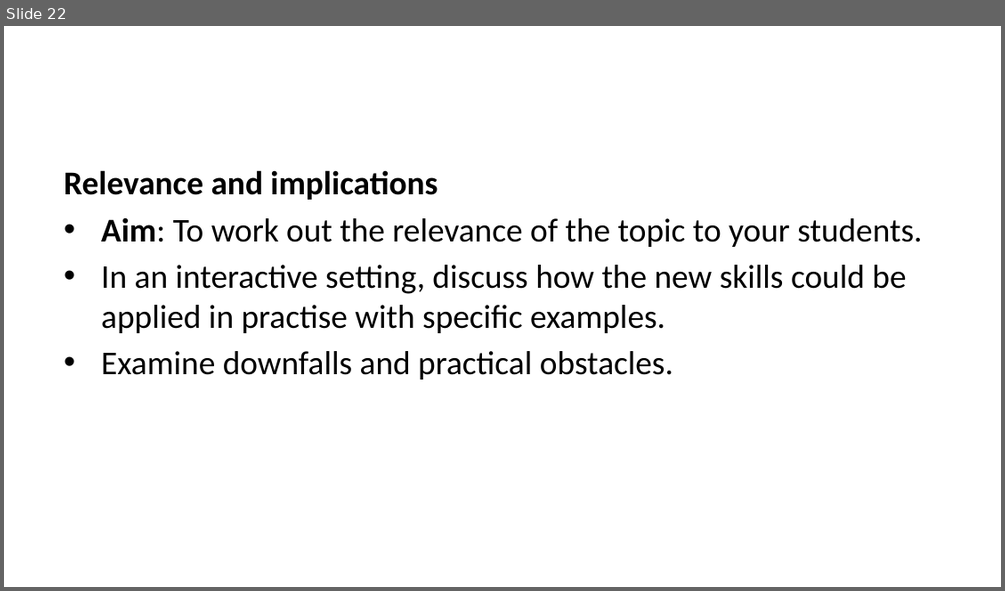
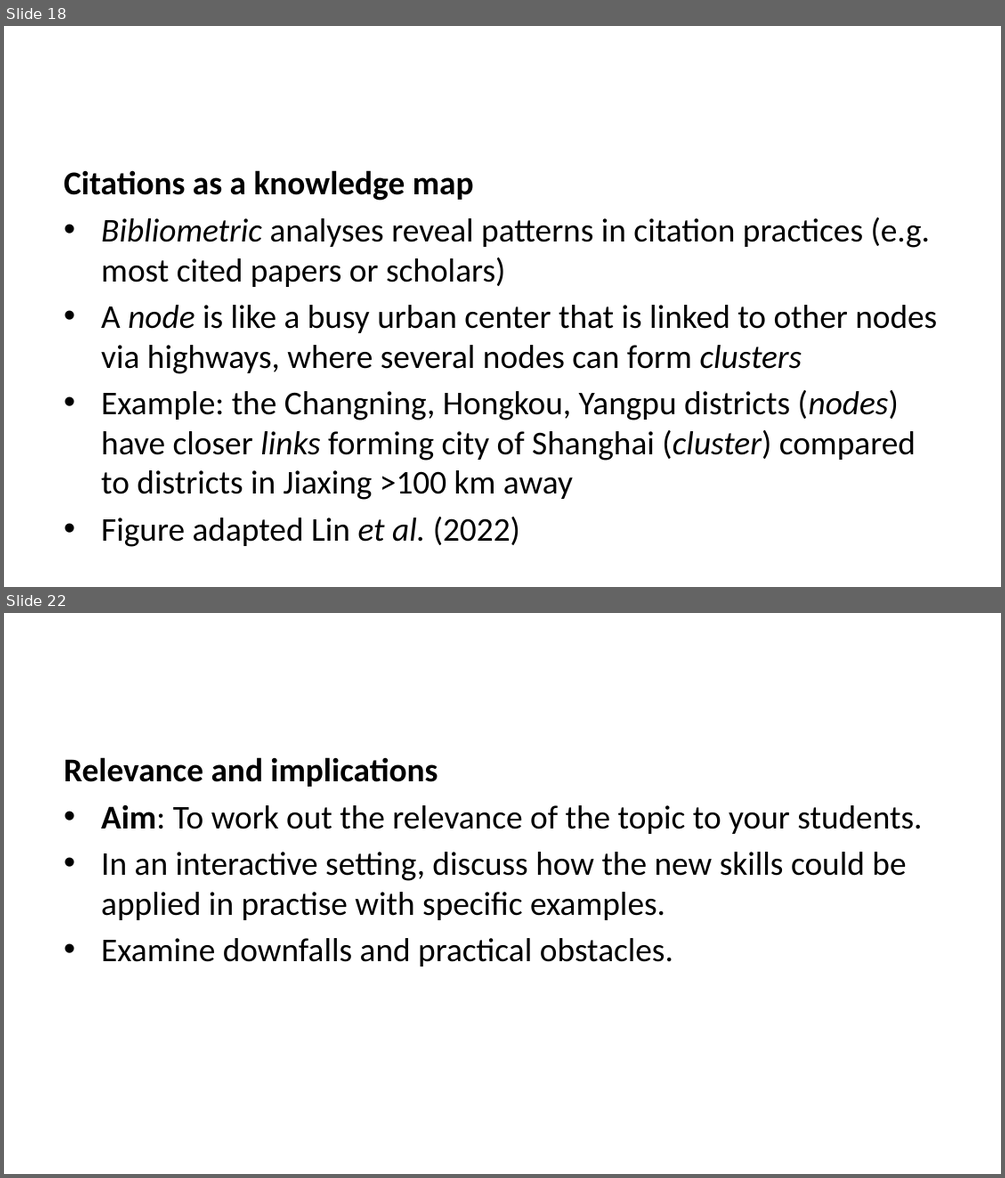
Before and after one commit to lmu-osc/train-the-trainer-student-track-pedagogy, a slide deck: _site/materials/PMM-M4/PMM-M4-S3-Citation-Politics/PMM-M4-S3-Citation-Politics-slides.pptx. Shown one above the other, each under a label of ours: slide 22 before the commit, slides 18 and 22 after it; the slides between them are not shown. The pictures are 1005x591 and 1005x1178 pixels, drawn with LibreOffice and Linux fonts; fonts in the diff are those of the drawing. Boxes give left, top, right and bottom in pixels: in the first picture for what was removed or moved away, otherwise in the second. Text is boxed around its words. In the diff, an @@ line names an element or a change of style, - is before the commit and + after.

```diff
--- a/_site/materials/PMM-M4/PMM-M4-S3-Citation-Politics/PMM-M4-S3-Citation-Politics-slides.pptx
+++ b/_site/materials/PMM-M4/PMM-M4-S3-Citation-Politics/PMM-M4-S3-Citation-Politics-slides.pptx
@@ slide 18 added at (x1=4, y1=26, x2=1001, y2=587), background #FFFFFF @@
@@ text added at (x1=64, y1=170, x2=937, y2=546), 24 pt, text #000000 @@
+Citations as a knowledge map
+• Bibliometric analyses reveal patterns in citation practices (e.g. most cited papers or scholars)
+• A node is like a busy urban center that is linked to other nodes via highways, where several nodes can form clusters
+• Example: the Changning, Hongkou, Yangpu districts (nodes) have closer links forming city of Shanghai (cluster) compared to districts in Jiaxing >100 km away
+• Figure adapted Lin et al. (2022)
```
Also in this commit, not shown: 6 slides changed, 14 other slides added, 14 slides removed, 18 other files.
